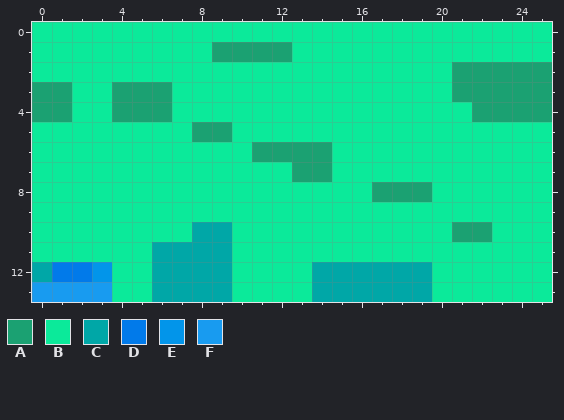
File history of a pixel-art sprite, res/lvls/1.png. This is how it looked before the edit.
The file is 26x14 pixels. Colours within 5 levels of each other are drawn and written as one.
Palette (. is transparent): A #1ba172  B #0bea9a  C #00a7a7  D #017aea  E #0295ea  F #189bf0
Pixels before, first column x 0:
 0 BBBBBBBBBBBBBBBBBBBBBBBBBB
 1 BBBBBBBBBAAAABBBBBBBBBBBBB
 2 BBBBBBBBBBBBBBBBBBBBBAAAAA
 3 AABBAAABBBBBBBBBBBBBBAAAAA
 4 AABBAAABBBBBBBBBBBBBBBAAAA
 5 BBBBBBBBAABBBBBBBBBBBBBBBB
 6 BBBBBBBBBBBAAAABBBBBBBBBBB
 7 BBBBBBBBBBBBBAABBBBBBBBBBB
 8 BBBBBBBBBBBBBBBBBAAABBBBBB
 9 BBBBBBBBBBBBBBBBBBBBBBBBBB
10 BBBBBBBBCCBBBBBBBBBBBAABBB
11 BBBBBBCCCCBBBBBBBBBBBBBBBB
12 CDDEBBCCCCBBBBCCCCCCBBBBBB
13 FFFFBBCCCCBBBBCCCCCCBBBBBB
And afterwards:
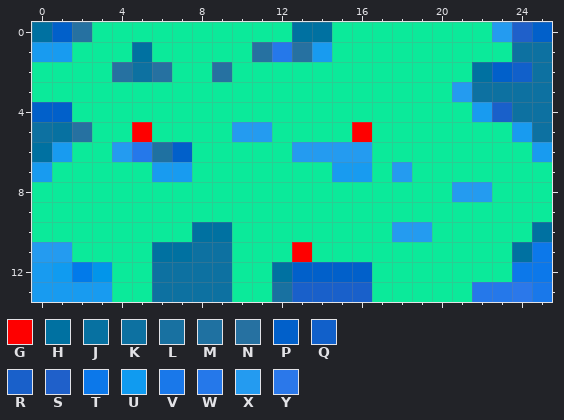
Colours new in this view: G #fe0000  H #0071a1  J #0771a1  K #0d71a1  L #1871a1  M #1f71a1  N #2671a1  P #0160ca  Q #1160ca  R #1960ca  S #1f60ca  T #0c78ea  U #109bf0  V #1978ea  W #2578ea  X #249bf0  Y #2b78ea
Changes in this commit:
Changed rows in their new state; - is an unchanged pixel.
first column x 0:
 0 HPN----------HH--------XSP
 1 FF---H---BBNWNF---------KK
 2 ----NKN--N-----------BHPQK
 3 BB--BBB--------------XKKKK
 4 PP--BBB---------------FRKK
 5 KJN--G--BBXX----G-------FK
 6 HF--XWMP---BBXXXX--------F
 7 F-----FF-----BBFF-X-------
 8 -----------------BBB-XX---
10 --------HH--------XX-BB--H
11 XX----HHKK---G----------HT
12 FU----KKKK--HPPPPBBB----TT
13 ------KKKK--LRRRRBBB--WWYV
Boxes around the changes in both pictures, in picture pixels (x1, y1, x2, y2):
changed: (32, 22, 552, 302)
